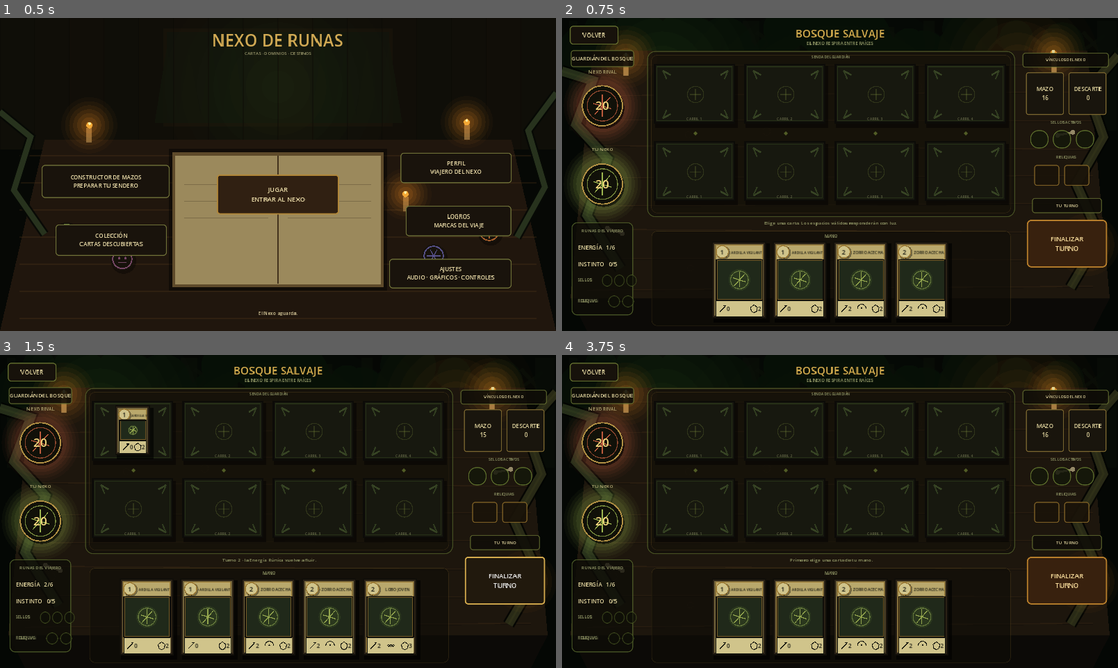
Above: before the commit, frames 1-4 (two rows, left to right).
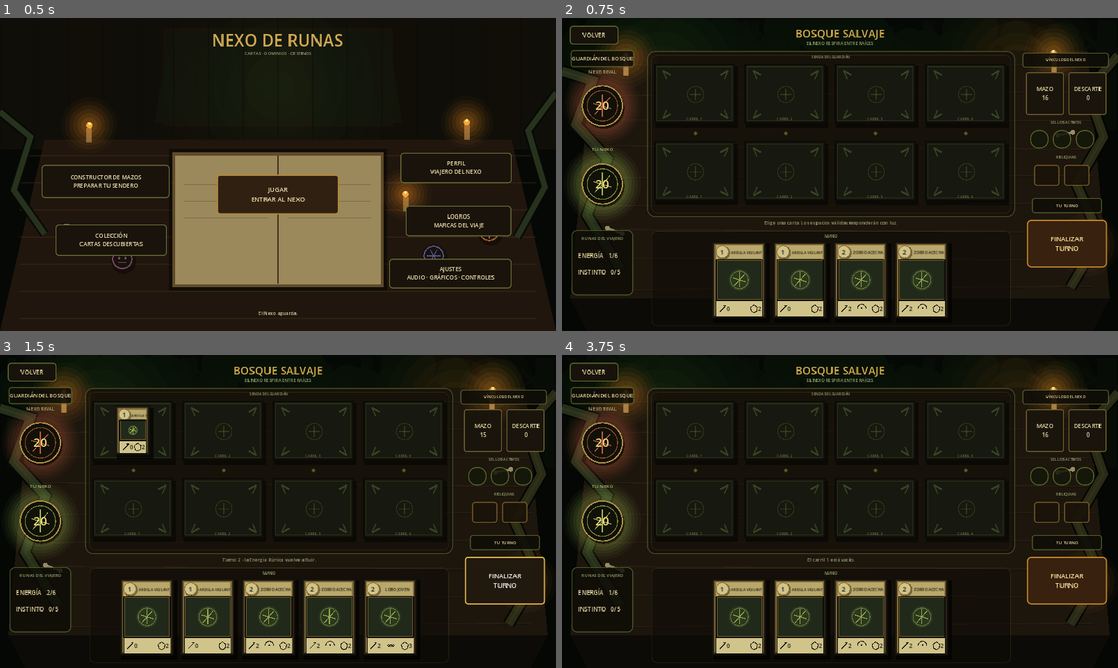
Above: after the commit, the same moments.

Repository: LoloscarPrr/Nexo-de-runas-v2
Game: Godot game, scene res://scenes/main.tscn
The game is run twice, just before and just after one commit, with the same random seed, the same clock (stepped at 60 frames per second) and the same inputs.
Inputs (mouse positions are in pixels of both pictures, inside the frame that each line leads up to):
- Up to frame 1 (0.5 s): no input
- Up to frame 2 (0.75 s): click "JUGAR ENTRAR AL NEXO" at 0.5 s
- Up to frame 3 (1.5 s): click "FINALIZAR TURNO" at 1.25 s
- Up to frame 4 (3.75 s): click "VOLVER" at 2 s; click "JUGAR ENTRAR AL NEXO" at 2.75 s; click (695, 508) at 3.52 s

Frame 1 is identical in both runs. In frame 2, 0.7% of the frame differs, in the area x 1-61%, y 64-96%; in frame 3, 0.7%; in frame 4, 0.8%, in the area x 1-56%, y 64-96%.

Commit message:
Polish Forest battle interaction and HUD

Diff:
--- a/scripts/ui/canonical_battle_view.gd
+++ b/scripts/ui/canonical_battle_view.gd
@@ -9,14 +9,12 @@
 const CardScript = preload("res://scripts/ui/canonical_forest_card.gd")
 const LaneScript = preload("res://scripts/ui/canonical_forest_lane.gd")
 const NexusScript = preload("res://scripts/ui/canonical_forest_nexus.gd")
+const DetailScript = preload("res://scripts/ui/canonical_card_detail.gd")
 
 const INK := Color("e5d8a1")
 const MUTED := Color("9ba16d")
 const GOLD := Color("d3aa4d")
 const MOSS := Color("6f8740")
-const WOOD := Color("251a10")
-const WOOD_DARK := Color("0d0c08")
-const PAPER := Color("b5a56d")
 const DANGER := Color("873429")
 const SELECT := Color("a9c755")
 
@@ -35,6 +33,7 @@
 var enemy_nexus
 var end_turn_button: Button
 var result_overlay: Control
+var card_detail: CanonicalCardDetail
 var seal_sockets: Array[Panel] = []
 var relic_sockets: Array[Panel] = []
 
@@ -51,6 +50,8 @@
 	battle = BattleScript.new()
 	battle.setup_cpu_starter(Catalog.DOMAIN_FOREST)
 	selected_hand_index = -1
+	if card_detail != null:
+		card_detail.hide_detail()
 	if result_overlay != null:
 		result_overlay.visible = false
 	_refresh()
@@ -58,31 +59,42 @@
 func _build_ui() -> void:
 	_vw = maxf(get_viewport_rect().size.x, 1280.0)
 	_vh = maxf(get_viewport_rect().size.y, 720.0)
+
 	var backdrop := BackdropScript.new()
 	backdrop.set_anchors_and_offsets_preset(Control.PRESET_FULL_RECT)
 	add_child(backdrop)
+
 	var vignette := ColorRect.new()
-	vignette.color = Color(0.0, 0.0, 0.0, 0.12)
+	vignette.color = Color(0.0, 0.0, 0.0, 0.10)
 	vignette.set_anchors_and_offsets_preset(Control.PRESET_FULL_RECT)
 	vignette.mouse_filter = Control.MOUSE_FILTER_IGNORE
 	add_child(vignette)
+
 	var left_w := clampf(_vw * 0.13, 170.0, 205.0)
 	var right_w := clampf(_vw * 0.145, 205.0, 236.0)
 	_board_rect = Rect2(left_w + 26.0, 76.0, _vw - left_w - right_w - 58.0, 382.0)
+
 	var exit := _wood_button("VOLVER", 14)
 	exit.pressed.connect(func(): emit_signal("exit_requested"))
 	_place(exit, Rect2(18, 18, 112, 43))
+
 	var title := _label("BOSQUE SALVAJE", 25, GOLD, HORIZONTAL_ALIGNMENT_CENTER)
 	_place(title, Rect2(_vw * 0.5 - 220, 16, 440, 38))
 	var subtitle := _label("EL NEXO RESPIRA ENTRE RAÍCES", 10, MUTED, HORIZONTAL_ALIGNMENT_CENTER)
 	_place(subtitle, Rect2(_vw * 0.5 - 210, 48, 420, 20))
+
 	_build_nexus_rail(left_w)
 	_build_board()
 	_build_hand()
 	_build_support_rail(right_w)
+
 	status_label = _label("", 11, MUTED, HORIZONTAL_ALIGNMENT_CENTER)
 	status_label.autowrap_mode = TextServer.AUTOWRAP_WORD_SMART
-	_place(status_label, Rect2(_board_rect.position.x + 70, 458, _board_rect.size.x - 140, 28))
+	_place(status_label, Rect2(_board_rect.position.x + 70, 456, _board_rect.size.x - 140, 30))
+
+	card_detail = DetailScript.new()
+	add_child(card_detail)
+
 	result_overlay = _build_result_overlay()
 	result_overlay.visible = false
 	add_child(result_overlay)
@@ -90,49 +102,40 @@
 func _build_nexus_rail(left_w: float) -> void:
 	var enemy_name := _plaque("GUARDIÁN DEL BOSQUE", 12)
 	_place(enemy_name, Rect2(20, 74, left_w - 24, 39))
+
 	enemy_nexus = NexusScript.new()
 	enemy_nexus.caption = "NEXO RIVAL"
 	enemy_nexus.hostile = true
 	_place(enemy_nexus, Rect2(16, 108, left_w - 16, 174))
+
 	player_nexus = NexusScript.new()
 	player_nexus.caption = "TU NEXO"
 	_place(player_nexus, Rect2(16, 286, left_w - 16, 178))
-	var resources := _panel(Color(0.055, 0.05, 0.028, 0.78), Color(0.35, 0.42, 0.18, 0.76), 2, 12)
-	_place(resources, Rect2(22, 470, left_w - 28, 214))
+
+	# El panel izquierdo queda dedicado sólo a los recursos de turno. Los Sellos y
+	# Reliquias viven físicamente a la derecha para evitar información duplicada.
+	var resources := _panel(Color(0.055, 0.05, 0.028, 0.82), Color(0.35, 0.42, 0.18, 0.76), 2, 12)
+	_place(resources, Rect2(22, 488, left_w - 28, 150))
 	var cap := _label("RUNAS DEL VIAJERO", 10, MUTED, HORIZONTAL_ALIGNMENT_CENTER)
 	resources.add_child(cap)
 	cap.position = Vector2(8, 8)
 	cap.size = Vector2(resources.size.x - 16, 22)
-	energy_label = _label("", 13, INK, HORIZONTAL_ALIGNMENT_LEFT)
+
+	energy_label = _label("", 14, INK, HORIZONTAL_ALIGNMENT_LEFT)
 	resources.add_child(energy_label)
-	energy_label.position = Vector2(14, 41)
+	energy_label.position = Vector2(14, 42)
 	energy_label.size = Vector2(resources.size.x - 28, 34)
-	essence_label = _label("", 13, INK, HORIZONTAL_ALIGNMENT_LEFT)
+
+	essence_label = _label("", 14, INK, HORIZONTAL_ALIGNMENT_LEFT)
 	resources.add_child(essence_label)
-	essence_label.position = Vector2(14, 79)
+	essence_label.position = Vector2(14, 80)
 	essence_label.size = Vector2(resources.size.x - 28, 34)
-	var seal_caption := _label("SELLOS", 9, MUTED, HORIZONTAL_ALIGNMENT_LEFT)
-	resources.add_child(seal_caption)
-	seal_caption.position = Vector2(14, 123)
-	seal_caption.size = Vector2(55, 20)
-	var relic_caption := _label("RELIQUIAS", 9, MUTED, HORIZONTAL_ALIGNMENT_LEFT)
-	resources.add_child(relic_caption)
-	relic_caption.position = Vector2(14, 171)
-	relic_caption.size = Vector2(70, 20)
-	seal_sockets.clear()
-	relic_sockets.clear()
-	for i in range(3):
-		var socket := _rune_socket()
-		resources.add_child(socket)
-		socket.position = Vector2(70 + i * 28, 120)
-		socket.size = Vector2(24, 28)
-		seal_sockets.append(socket)
-	for i in range(2):
-		var socket := _rune_socket()
-		resources.add_child(socket)
-		socket.position = Vector2(84 + i * 32, 168)
-		socket.size = Vector2(28, 28)
-		relic_sockets.append(socket)
+
+	var inspect_hint := _label("TOCA UNA CARTA JUGADA\nPARA INSPECCIONARLA", 8, MUTED, HORIZONTAL_ALIGNMENT_CENTER)
+	inspect_hint.autowrap_mode = TextServer.AUTOWRAP_WORD_SMART
+	resources.add_child(inspect_hint)
+	inspect_hint.position = Vector2(8, 116)
+	inspect_hint.size = Vector2(resources.size.x - 16, 28)
 
 func _build_board() -> void:
 	var board_frame := _panel(Color(0.045, 0.047, 0.025, 0.44), Color(0.34, 0.40, 0.17, 0.72), 2, 18)
@@ -141,32 +144,34 @@
 	board_frame.add_child(inner)
 	inner.position = Vector2(9, 9)
 	inner.size = Vector2(_board_rect.size.x - 18, _board_rect.size.y - 18)
+
 	var label_top := _label("SENDA DEL GUARDIÁN", 9, MUTED, HORIZONTAL_ALIGNMENT_CENTER)
 	board_frame.add_child(label_top)
 	label_top.position = Vector2(20, 8)
 	label_top.size = Vector2(_board_rect.size.x - 40, 18)
-	var label_bottom := _label("TU SENDA", 9, MUTED, HORIZONTAL_ALIGNMENT_CENTER)
-	board_frame.add_child(label_bottom)
-	label_bottom.position = Vector2(20, 352)
-	label_bottom.size = Vector2(_board_rect.size.x - 40, 18)
+
 	player_lanes.clear()
 	enemy_lanes.clear()
 	var gap := clampf(_board_rect.size.x * 0.018, 12.0, 19.0)
 	var lane_w := (_board_rect.size.x - gap * 5.0) / 4.0
 	var lane_h := 150.0
+
 	for lane in range(4):
 		var x := _board_rect.position.x + gap + float(lane) * (lane_w + gap)
+		var lane_index := lane
+
 		var enemy_slot := LaneScript.new()
 		enemy_slot.set_lane(lane, false)
-		enemy_slot.disabled = true
+		enemy_slot.pressed.connect(func(): _on_enemy_lane_pressed(lane_index))
 		enemy_lanes.append(enemy_slot)
 		_place(enemy_slot, Rect2(x, 103, lane_w, lane_h))
+
 		var player_slot := LaneScript.new()
 		player_slot.set_lane(lane, true)
-		var lane_index := lane
 		player_slot.pressed.connect(func(): _on_player_lane_pressed(lane_index))
 		player_lanes.append(player_slot)
 		_place(player_slot, Rect2(x, 285, lane_w, lane_h + 7))
+
 	for lane in range(4):
 		var rx := _board_rect.position.x + gap + lane_w * 0.5 + float(lane) * (lane_w + gap)
 		var rune := _label("◆", 15, Color(0.54, 0.64, 0.25, 0.58), HORIZONTAL_ALIGNMENT_CENTER)
@@ -179,6 +184,7 @@
 	shelf.add_child(cap)
 	cap.position = Vector2(8, 3)
 	cap.size = Vector2(shelf.size.x - 16, 18)
+
 	hand_area = Control.new()
 	hand_area.clip_contents = false
 	shelf.add_child(hand_area)
@@ -189,33 +195,45 @@
 	var x := _vw - right_w - 15
 	var title := _plaque("VÍNCULOS DEL NEXO", 10)
 	_place(title, Rect2(x, 82, right_w - 6, 36))
+
 	deck_button = _stack_button("MAZO", 0)
 	deck_button.pressed.connect(_show_deck_info)
 	_place(deck_button, Rect2(x + 8, 132, (right_w - 30) * 0.5, 104))
+
 	discard_button = _stack_button("DESCARTE", 0)
 	discard_button.pressed.connect(_show_discard_info)
 	_place(discard_button, Rect2(x + 18 + (right_w - 30) * 0.5, 132, (right_w - 30) * 0.5, 104))
+
+	seal_sockets.clear()
+	relic_sockets.clear()
+
 	var seal_title := _label("SELLOS ACTIVOS", 10, MUTED, HORIZONTAL_ALIGNMENT_CENTER)
-	_place(seal_title, Rect2(x + 8, 257, right_w - 20, 20))
+	_place(seal_title, Rect2(x + 8, 250, right_w - 20, 20))
 	for i in range(3):
 		var p := _rune_socket()
-		_place(p, Rect2(x + 20 + i * ((right_w - 52) / 3.0), 282, 46, 46))
-	var relic_title := _label("RELIQUIAS", 10, MUTED, HORIZONTAL_ALIGNMENT_CENTER)
-	_place(relic_title, Rect2(x + 8, 346, right_w - 20, 20))
+		_place(p, Rect2(x + 18 + i * ((right_w - 50) / 3.0), 274, 46, 46))
+		seal_sockets.append(p)
+
+	var relic_title := _label("RELIQUIAS ACTIVAS", 10, MUTED, HORIZONTAL_ALIGNMENT_CENTER)
+	_place(relic_title, Rect2(x + 8, 334, right_w - 20, 20))
 	for i in range(2):
 		var p := _relic_socket()
-		_place(p, Rect2(x + 28 + i * ((right_w - 70) / 2.0), 374, 62, 52))
+		_place(p, Rect2(x + 30 + i * ((right_w - 74) / 2.0), 360, 62, 52))
+		relic_sockets.append(p)
+
 	var turn_mark := _plaque("TU TURNO", 11)
-	_place(turn_mark, Rect2(x + 22, 458, right_w - 44, 37))
+	_place(turn_mark, Rect2(x + 22, 438, right_w - 44, 37))
+
 	end_turn_button = _wood_button("FINALIZAR\nTURNO", 16)
 	end_turn_button.add_theme_color_override("font_color", Color("ffe3a0"))
 	end_turn_button.add_theme_stylebox_override("normal", _style(Color("38210e"), Color("b77e2b"), 3, 10))
 	end_turn_button.add_theme_stylebox_override("pressed", _style(Color("4b180e"), DANGER, 3, 10))
 	end_turn_button.pressed.connect(_on_end_turn)
-	_place(end_turn_button, Rect2(x + 10, 512, right_w - 20, 118))
-	var hint := _label("Toca una carta y luego\nun espacio de tu senda", 9, MUTED, HORIZONTAL_ALIGNMENT_CENTER)
+	_place(end_turn_button, Rect2(x + 10, 490, right_w - 20, 118))
+
+	var hint := _label("Selecciona en la mano\ny toca un carril", 9, MUTED, HORIZONTAL_ALIGNMENT_CENTER)
 	hint.autowrap_mode = TextServer.AUTOWRAP_WORD_SMART
-	_place(hint, Rect2(x + 10, 643, right_w - 20, 44))
+	_place(hint, Rect2(x + 10, 622, right_w - 20, 44))
 
 func _refresh() -> void:
 	if battle == null:
@@ -228,10 +246,12 @@
 	deck_button.text = "MAZO\n%d" % battle.draw_pile.size()
 	discard_button.text = "DESCARTE\n%d" % battle.discard_pile.size()
 	status_label.text = battle.last_message if not battle.last_message.is_empty() else "Elige una carta. Los espacios válidos responderán con luz."
+
 	for lane in range(4):
 		var player_target := _is_valid_target_lane(lane)
 		player_lanes[lane].set_unit(battle.player_lanes[lane], player_target)
 		enemy_lanes[lane].set_unit(battle.enemy_lanes[lane], false)
+
 	_rebuild_hand()
 	_refresh_sockets()
 	if battle.result != "ongoing":
@@ -256,15 +276,28 @@
 	var count := battle.hand.size()
 	if count <= 0:
 		return
-	var card_w := 142.0
-	var card_h := 190.0
+
+	# La mano respira: con pocas cartas crecen; al llenarse se solapan suavemente.
+	var card_w := 154.0
+	var card_h := 194.0
+	if count <= 2:
+		card_w = 170.0
+		card_h = 198.0
+	elif count == 3:
+		card_w = 162.0
+		card_h = 198.0
+	elif count >= 6:
+		card_w = 136.0
+		card_h = 188.0
+
 	var available := hand_area.size.x
-	var step := card_w + 8.0
+	var step := card_w + 10.0
 	if count > 1:
 		step = minf(step, (available - card_w) / float(count - 1))
-		step = maxf(82.0, step)
+		step = maxf(card_w * 0.58, step)
 	var total := card_w + step * float(count - 1)
 	var start_x := maxf(0.0, (available - total) * 0.5)
+
 	for i in range(count):
 		var card := Catalog.find_by_id(battle.hand[i])
 		var view := CardScript.new()
@@ -272,9 +305,9 @@
 		var index := i
 		view.pressed.connect(func(): _on_hand_card_pressed(index))
 		hand_area.add_child(view)
-		view.position = Vector2(start_x + float(i) * step, -12.0 if i == selected_hand_index else 4.0)
+		view.position = Vector2(start_x + float(i) * step, -14.0 if i == selected_hand_index else 3.0)
 		view.size = Vector2(card_w, card_h)
-		view.z_index = 20 if i == selected_hand_index else i
+		view.z_index = 30 if i == selected_hand_index else i
 
 func _refresh_sockets() -> void:
 	for i in range(seal_sockets.size()):
@@ -289,6 +322,7 @@
 		return
 	var card := Catalog.find_by_id(battle.hand[index])
 	var card_type := str(card.get("type", ""))
+
 	if card_type == Catalog.TYPE_RELIC or card_type == Catalog.TYPE_SEAL:
 		if battle.play_card(index):
 			selected_hand_index = -1
@@ -297,21 +331,28 @@
 			selected_hand_index = index
 		_refresh()
 		return
+
 	if card_type == Catalog.TYPE_RITE and ["llamado_de_la_manada", "vision_prohibida"].has(str(card.get("id", ""))):
 		if battle.play_card(index):
 			battle.last_message = "%s responde al llamado." % str(card.get("name", "El rito"))
 		selected_hand_index = -1
 		_refresh()
 		return
+
 	selected_hand_index = -1 if selected_hand_index == index else index
 	battle.last_message = "Seleccionada: %s" % str(card.get("name", "")) if selected_hand_index >= 0 else "Selección cancelada."
 	_refresh()
 
 func _on_player_lane_pressed(lane: int) -> void:
+	# Sin carta seleccionada, tocar una criatura abre su ficha grande.
 	if selected_hand_index < 0 or selected_hand_index >= battle.hand.size():
-		battle.last_message = "Primero elige una carta de tu mano."
-		_refresh()
-		return
+		if battle.player_lanes[lane] != null:
+			_show_unit_detail(battle.player_lanes[lane])
+		else:
+			battle.last_message = "El carril %d está vacío." % (lane + 1)
+			_refresh()
+		return
+
 	var card := Catalog.find_by_id(battle.hand[selected_hand_index])
 	var card_type := str(card.get("type", ""))
 	var success := false
@@ -324,10 +365,27 @@
 		battle.last_message = "La senda acepta tu jugada."
 	_refresh()
 
+func _on_enemy_lane_pressed(lane: int) -> void:
+	if battle.enemy_lanes[lane] != null:
+		_show_unit_detail(battle.enemy_lanes[lane])
+	else:
+		battle.last_message = "No hay criatura rival en el carril %d." % (lane + 1)
+		_refresh()
+
+func _show_unit_detail(unit: Dictionary) -> void:
+	if card_detail == null or unit == null:
+		return
+	var card := Catalog.find_by_id(str(unit.get("id", "")))
+	if card.is_empty():
+		return
+	card_detail.show_card(card, int(unit.get("attack", 0)), int(unit.get("hp", 0)), bool(unit.get("ready", false)))
+
 func _on_end_turn() -> void:
 	if battle.result != "ongoing":
 		return
 	selected_hand_index = -1
+	if card_detail != null:
+		card_detail.hide_detail()
 	end_turn_button.disabled = true
 	var before_player := battle.player_integrity
 	var before_enemy := battle.enemy_integrity
@@ -360,6 +418,8 @@
 	_refresh()
 
 func _show_result() -> void:
+	if card_detail != null:
+		card_detail.hide_detail()
 	result_overlay.visible = true
 	var title: Label = result_overlay.get_node("Tablet/Title")
 	var detail: Label = result_overlay.get_node("Tablet/Detail")
